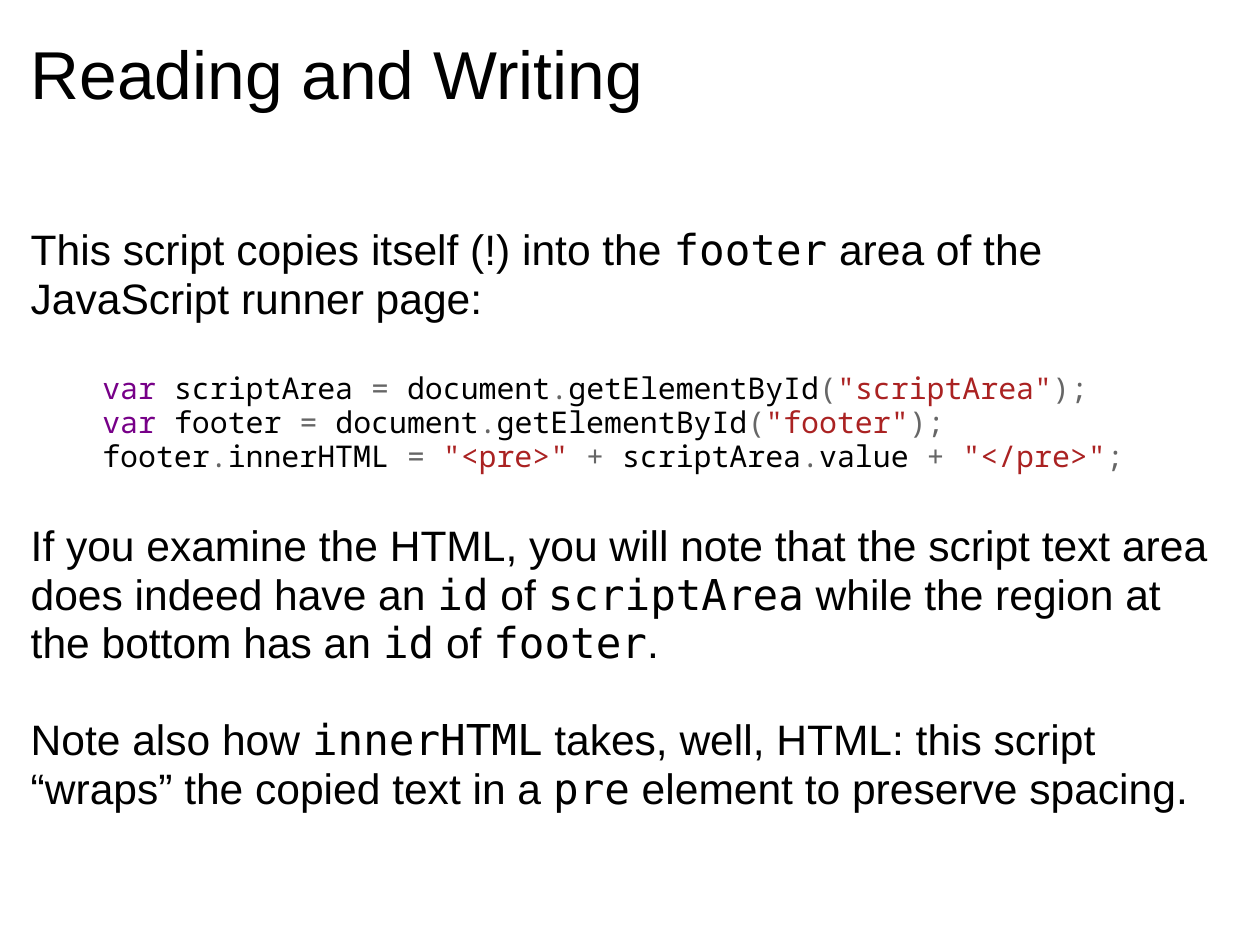
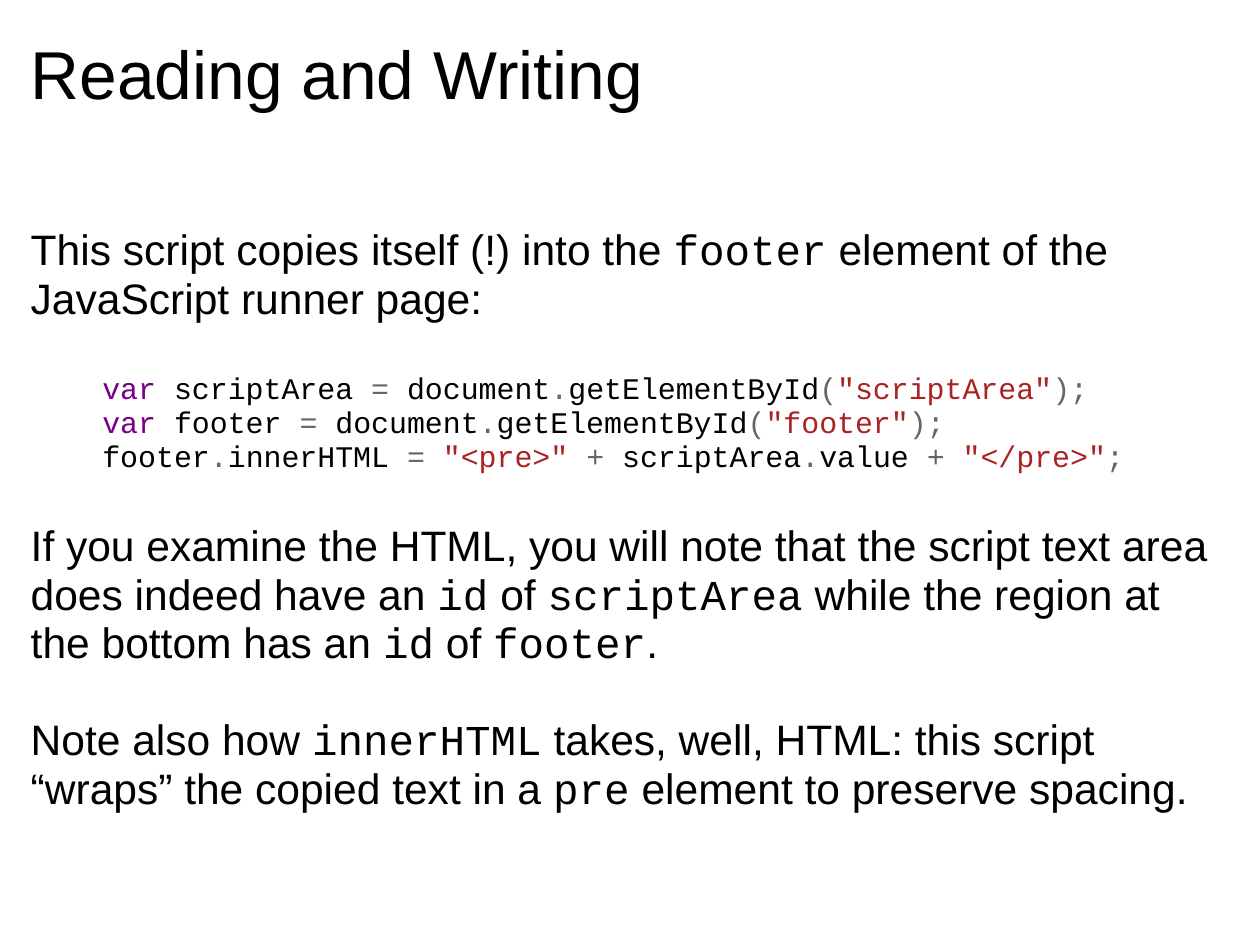
Before and after one commit to dondi/javascript-book, a slide deck: slide 16 of presentations/Chapter_6_Presentation.ppt. Drawn at 1260x945 pixels with LibreOffice and Linux fonts; fonts in the diff are those of the drawing; background and template pictures are left out. Boxes give left, top, right and bottom in pixels: in the first picture for what was removed or moved away, otherwise in the second. Text is boxed around its words. In the diff, an @@ line names an element or a change of style, - is before the commit and + after.

```diff
--- a/presentations/Chapter_6_Presentation.ppt
+++ b/presentations/Chapter_6_Presentation.ppt
@@ text at (x1=31, y1=234, x2=1108, y2=322): text changed @@
-This script copies itself (!) into the footer area of the JavaScript runner page:
+This script copies itself (!) into the footer element of the JavaScript runner page:
@@ text at (x1=31, y1=378, x2=1207, y2=813): font Noto Sans Mono to Courier New in "var scriptArea = document.getElementById("scriptArea"); var  ..."; font DejaVu Sans Mono to Courier New in "id scriptArea id footer.", "innerHTML pre" @@
```
Also in this commit, not shown: 15 other slides changed.
